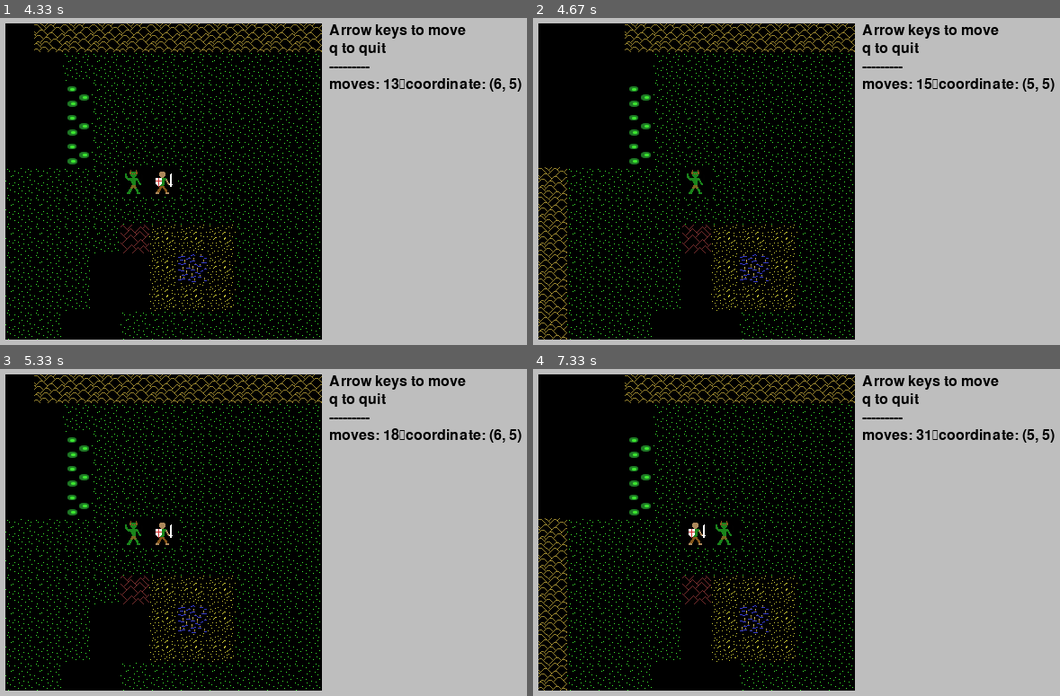
Above: before the commit, frames 1-4 (two rows, left to right).
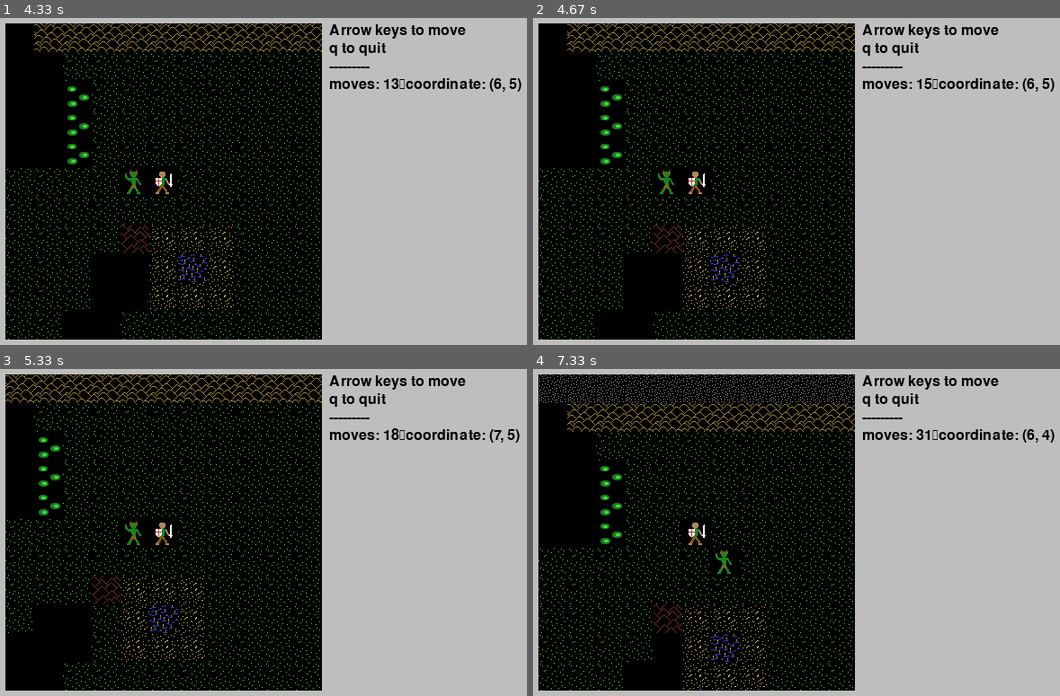
Above: after the commit, the same moments.

Repository: josh-reynolds/Python
Game: pygame game, started from pygame/nulltima/demo.py
Same seed, same stepped clock (60 frames per second), same inputs: the game is played once before the commit and once after it.
Inputs:
- Up to frame 1 (4.33 s): hold Right 0.33-0.8 s; hold Up 0.83-1.13 s; hold Right 1.17-1.63 s; hold Left 1.67-2.2 s; hold Down 2.23-2.53 s; hold Left 2.57-2.97 s; hold Up 3-3.37 s; tap Space at 3.07, 3.47, 3.77, 4.13 s; hold Right 3.4-4.03 s; hold Down from 4.07 s (still down)
- Up to frame 2 (4.67 s): release Down at 4.43 s; hold Left from 4.47 s (still down); tap Space at 4.53 s
- Up to frame 3 (5.33 s): tap Space at 4.83, 5.03 s; release Left at 4.93 s; hold Right from 4.97 s (still down)
- Up to frame 4 (7.33 s): tap Space at 5.33, 5.53, 5.87, 6.17, 6.37, 6.67, 6.93, 7.27 s; release Right at 5.43 s; hold Up 5.47-5.77 s; hold Right 5.8-6.27 s; hold Left 6.3-6.83 s; hold Down 6.87-7.17 s; hold Left from 7.2 s (still down)

Frame 1 is identical in both runs. In frame 2, 2.4% of the frame differs, in the area x 1-96%, y 1-99%; in frame 3, 1.6%; in frame 4, 4.5%, in the area x 1-99%, y 1-99%.

Commit message:
Adding Grid.is_vacant() and blocking player movement into monster-occupied spaces

Diff:
--- a/pygame/nulltima/grid.py
+++ b/pygame/nulltima/grid.py
@@ -140,8 +140,17 @@
             self.offset = self.offset[0] + dx, self.offset[1] + dy
 
     def can_move(self, dx, dy):
-        return self[self.center[0] + dx,
-                    self.center[1] + dy][1]
+        grid_coordinate = (self.center[0] + dx, self.center[1] + dy)
+        passable = self[grid_coordinate][1]
+        vacant = self.is_vacant(self.to_world(grid_coordinate))
+
+        return passable and vacant
+
+    def is_vacant(self, coordinate):
+        for monster in Game.level.monsters:
+            if monster.pos == coordinate:
+                return False
+        return True
 
     def no_action(self):
         pass
